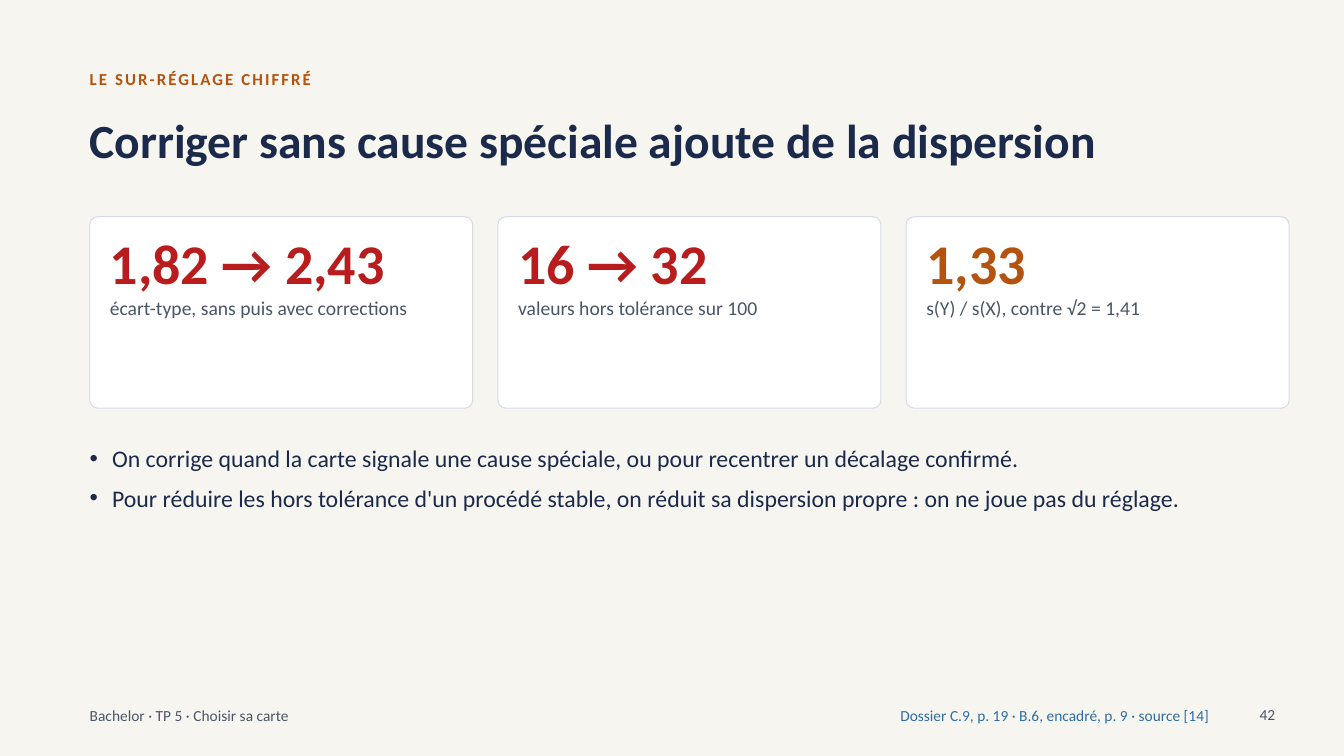
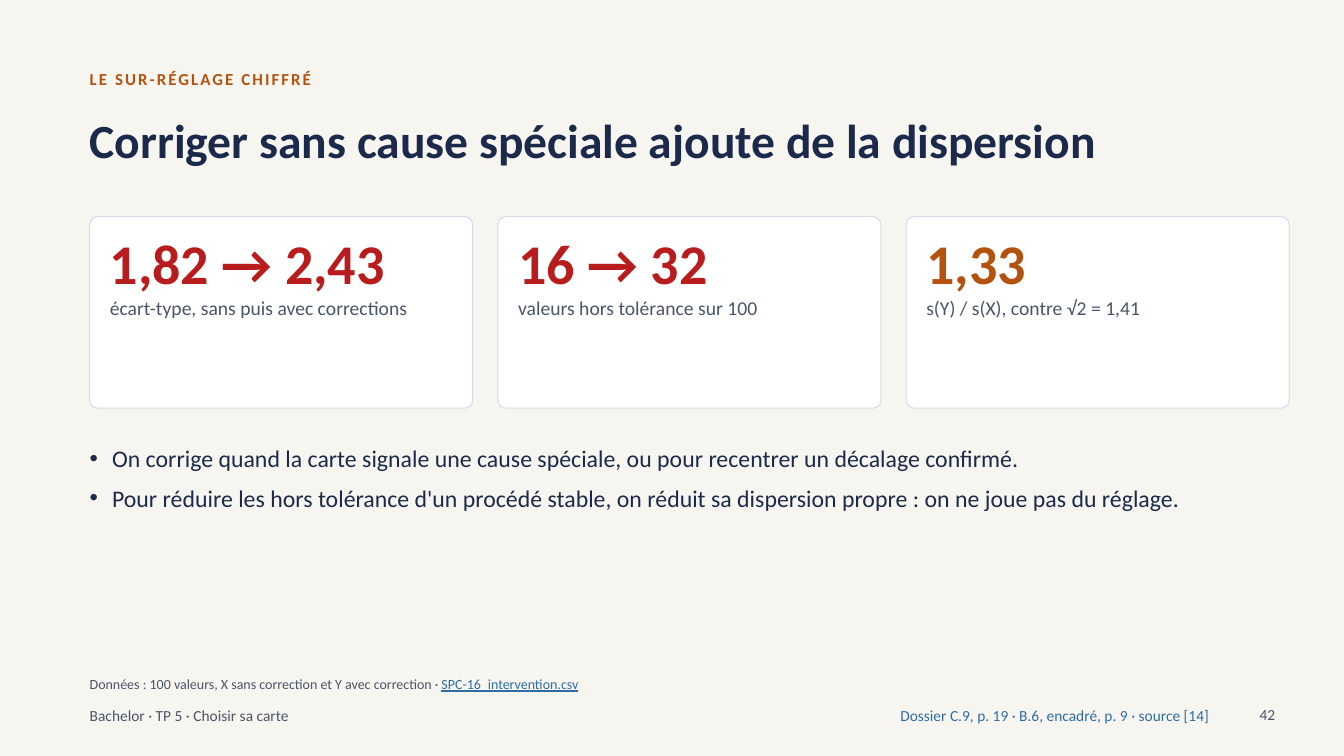
Before and after one commit to sjaubert/000_OI, a slide deck: slide 42 of SPC/Capabilite_SPC_Bachelor.pptx. Drawn at 1344x756 pixels with LibreOffice and Linux fonts; fonts in the diff are those of the drawing. Boxes give left, top, right and bottom in pixels: in the first picture for what was removed or moved away, otherwise in the second. Text is boxed around its words. In the diff, an @@ line names an element or a change of style, - is before the commit and + after.

```diff
--- a/SPC/Capabilite_SPC_Bachelor.pptx
+++ b/SPC/Capabilite_SPC_Bachelor.pptx
@@ text added at (x1=90, y1=679, x2=578, y2=692), 10 pt, text #4A5568 @@
+Données : 100 valeurs, X sans correction et Y avec correction · SPC-16_intervention.csv
```
Also in this commit, not shown: 23 other slides changed.
